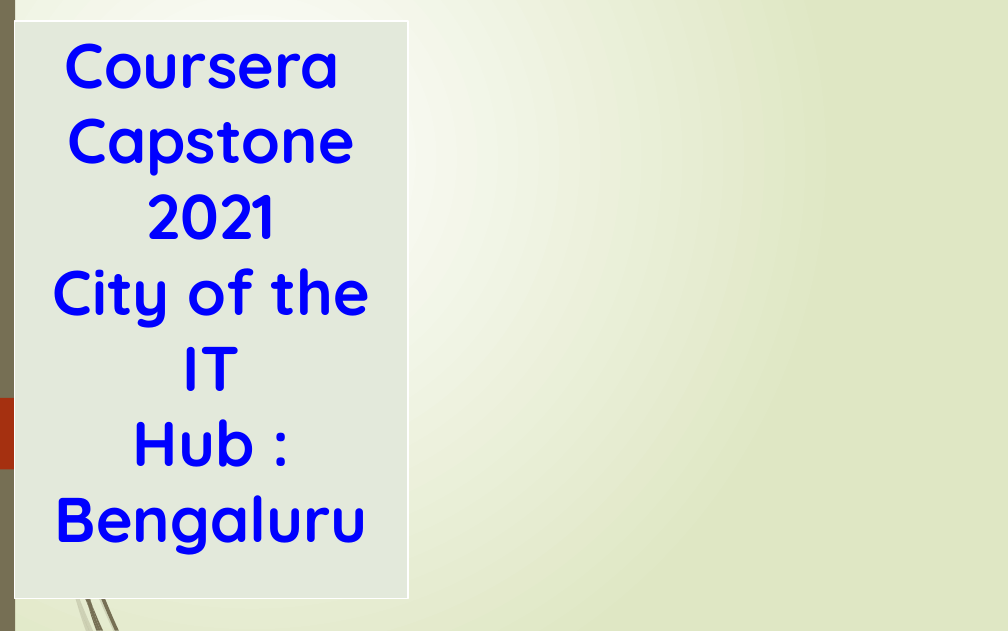
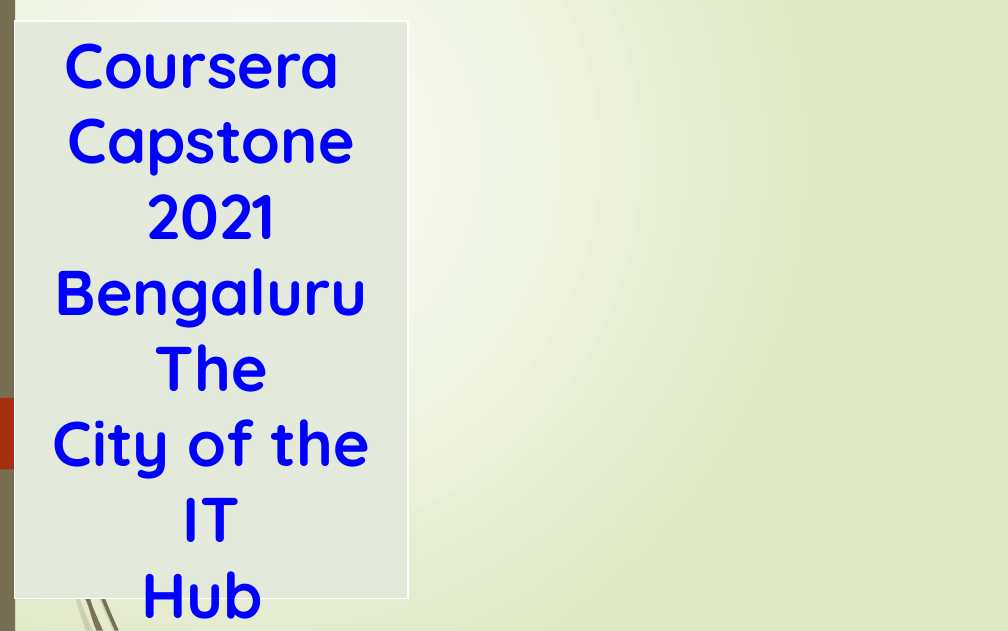
Before and after one commit to settarapramod/IBM-Data-Science-Capstone, a slide deck: slide 1 of Week 4/Capstone Project - The Battle of Neighborhoods.pptx. Drawn at 1008x631 pixels with LibreOffice and Linux fonts; fonts in the diff are those of the drawing; background and template pictures are left out. Boxes give left, top, right and bottom in pixels: in the first picture for what was removed or moved away, otherwise in the second. Text is boxed around its words. In the diff, an @@ line names an element or a change of style, - is before the commit and + after.

```diff
--- a/Week 4/Capstone Project - The Battle of Neighborhoods.pptx
+++ b/Week 4/Capstone Project - The Battle of Neighborhoods.pptx
@@ text in rectangle at (x1=55, y1=268, x2=368, y2=392): paragraphs added @@
+Bengaluru
+The
@@ text in rectangle at (x1=142, y1=571, x2=264, y2=619): text changed @@
-Hub :
-Bengaluru
+Hub
```
Also in this commit, not shown: 3 other slides changed.
